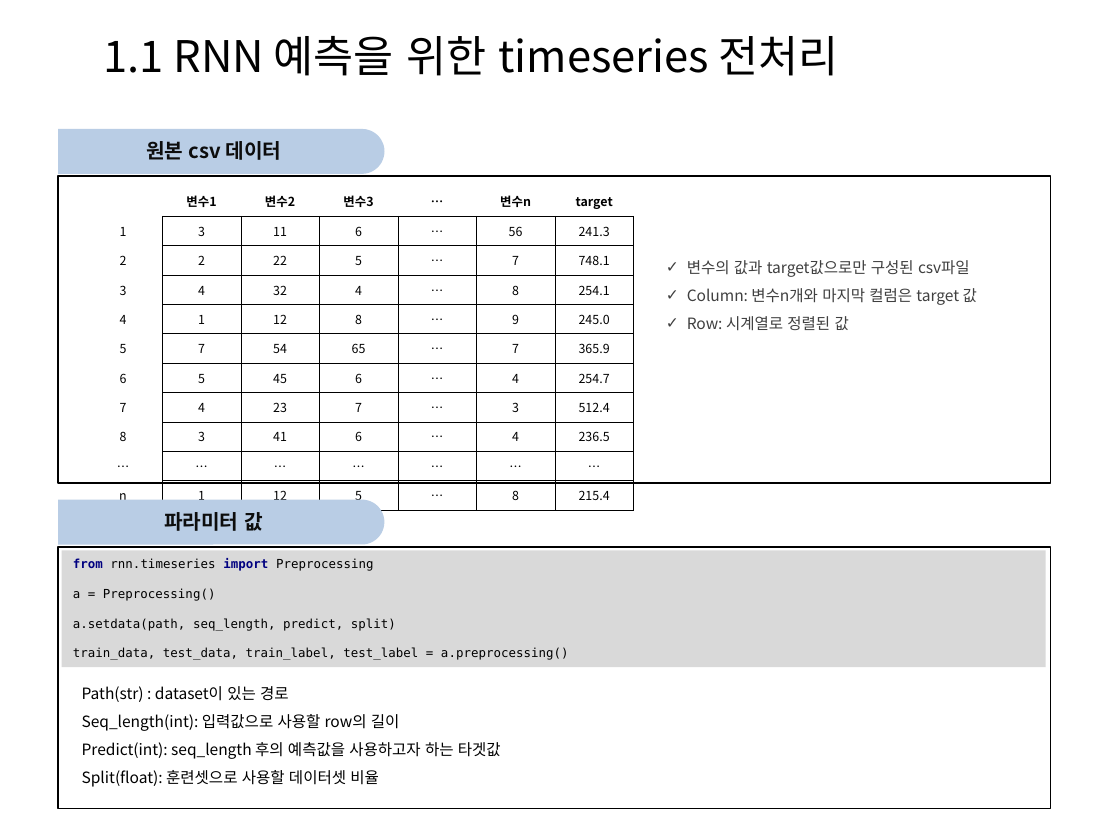
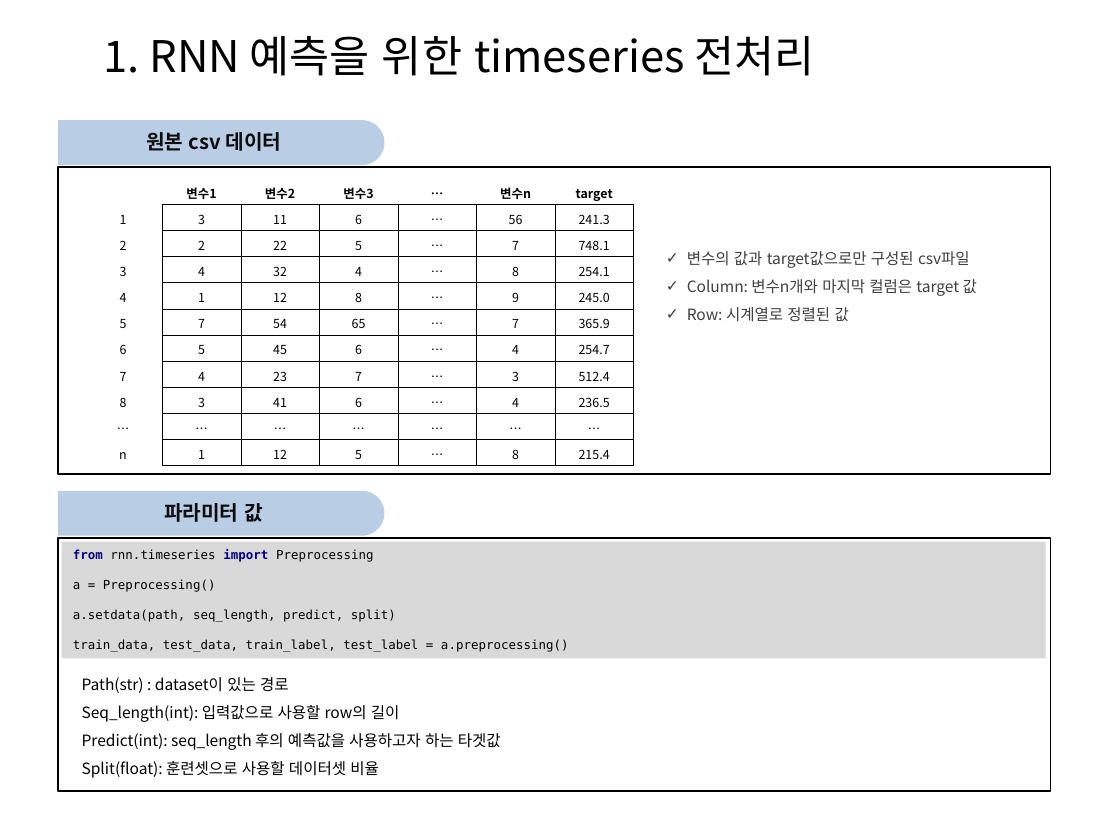
Before and after one commit to Heechul90/Preprocessing, a slide deck: slide 3 of rnn/파이썬 전처리 코드 모듈화 설명.pptx. Drawn at 1120x840 pixels with LibreOffice and Linux fonts; fonts in the diff are those of the drawing; background and template pictures are left out. Boxes give left, top, right and bottom in pixels: in the first picture for what was removed or moved away, otherwise in the second. Text is boxed around its words. In the diff, an @@ line names an element or a change of style, - is before the commit and + after.

```diff
--- a/rnn/파이썬 전처리 코드 모듈화 설명.pptx
+++ b/rnn/파이썬 전처리 코드 모듈화 설명.pptx
@@ text at (104, 36, 814, 76): text changed @@
-1.1 RNN 예측을 위한 timeseries 전처리
+1. RNN 예측을 위한 timeseries 전처리
@@ 4 rectangles, 2 texts, 2 round same rects: place and size @@
-4 rectangles, 2 texts, 2 round same rects at (58, 128, 1051, 787)
+4 rectangles, 2 texts, 2 round same rects at (58, 120, 1051, 778)
@@ table: place and size @@
-table at (84, 187, 633, 508)
+table at (84, 178, 633, 466)
@@ rectangle: place and size @@
-rectangle at (58, 547, 1051, 809)
+rectangle at (58, 538, 1051, 791)
```
Also in this commit, not shown: 2 other slides changed, 7 other files.
